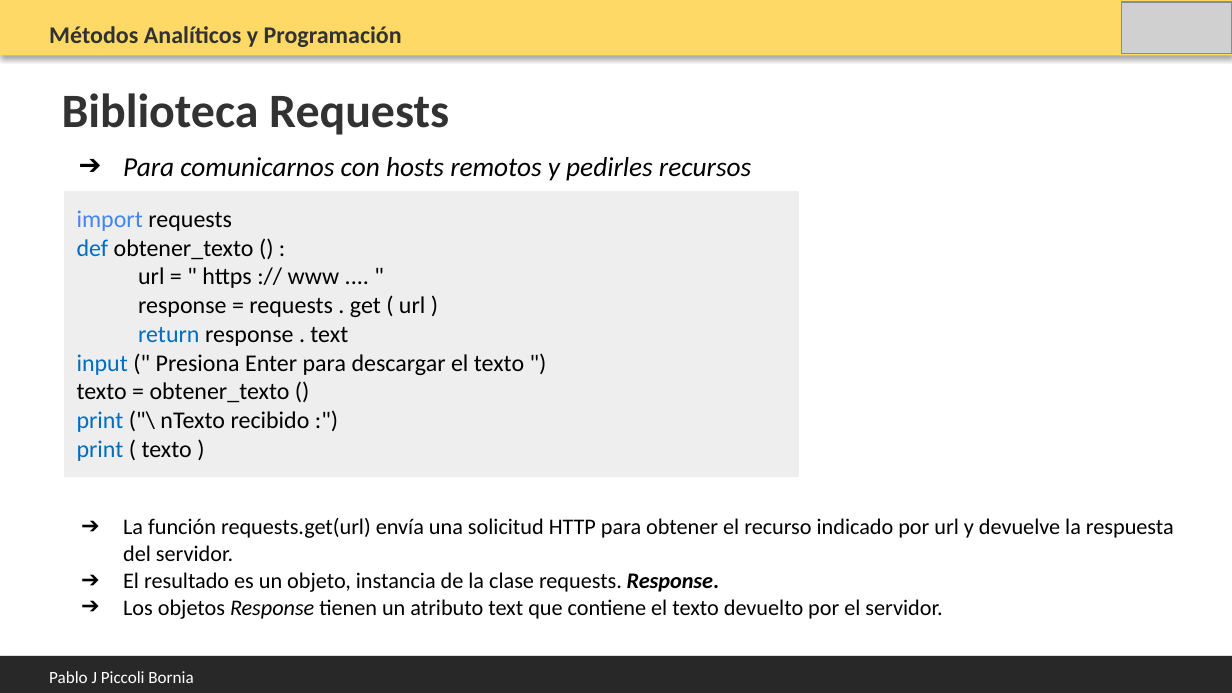
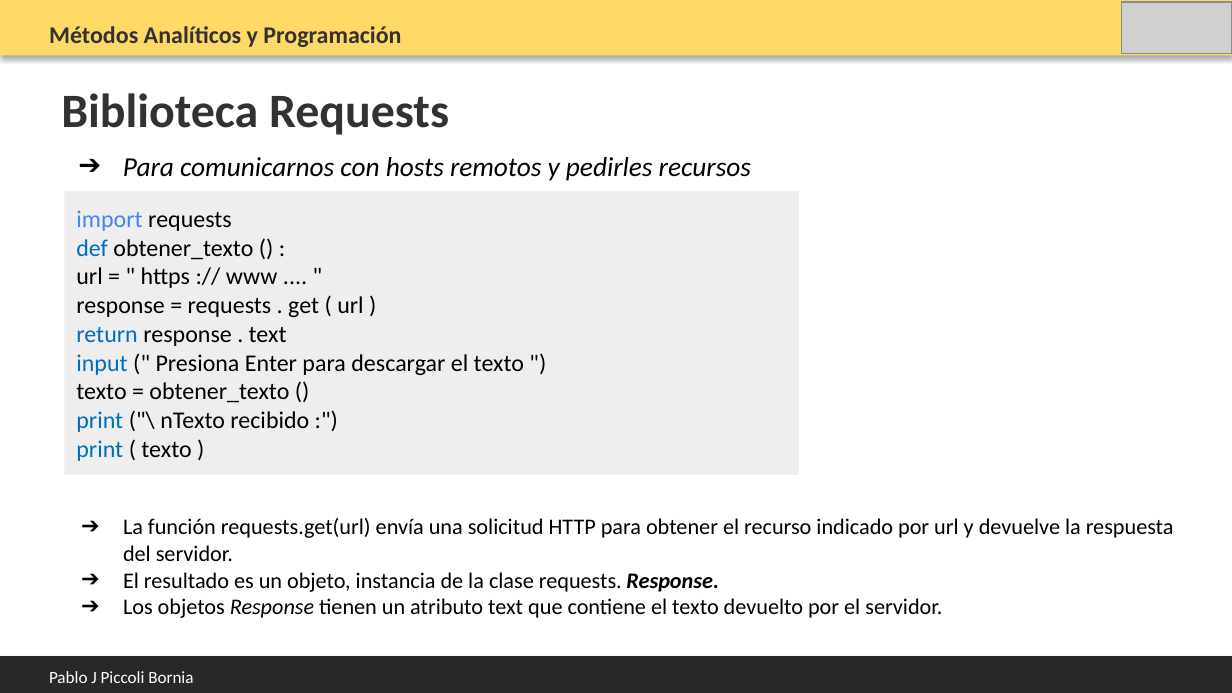
Before and after one commit to PabloPicc/MAyP_2026_1S, a slide deck: slide 11 of clases_teoricas_2026/Clase_13_APIs.pptx. Drawn at 1232x693 pixels with LibreOffice and Linux fonts; fonts in the diff are those of the drawing; grey boxes stand for pictures. Boxes give left, top, right and bottom in pixels: in the first picture for what was removed or moved away, otherwise in the second. Text is boxed around its words. In the diff, an @@ line names an element or a change of style, - is before the commit and + after.

```diff
--- a/clases_teoricas_2026/Clase_13_APIs.pptx
+++ b/clases_teoricas_2026/Clase_13_APIs.pptx
@@ rectangle "import requests" at bbox=[64, 191, 798, 474]: indent changed @@
```
Also in this commit, not shown: 9 other slides changed, 7 other files.
